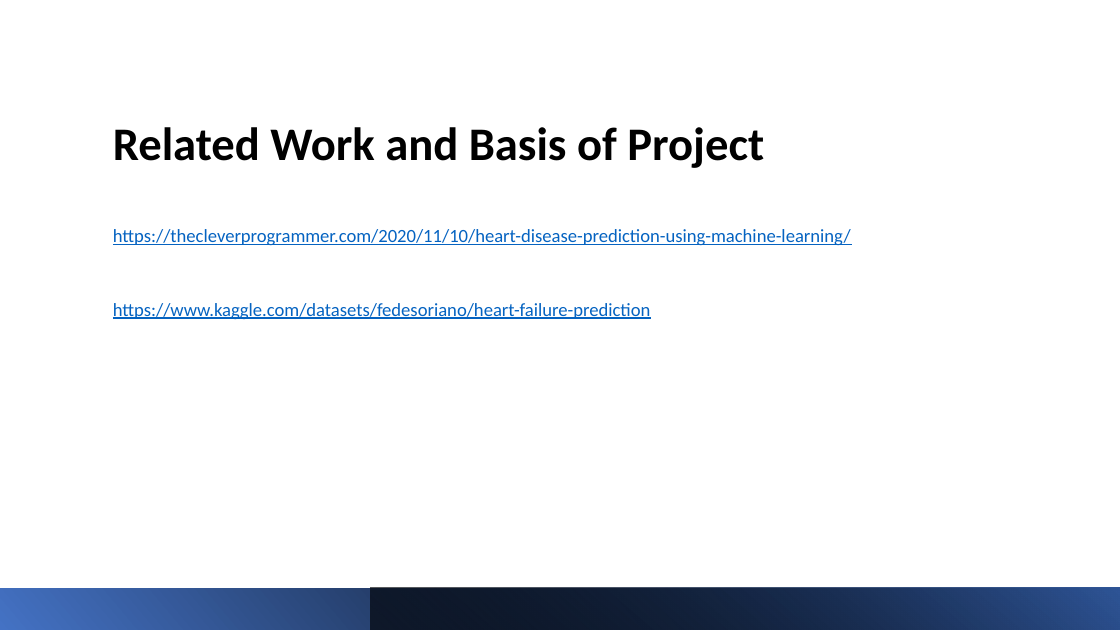
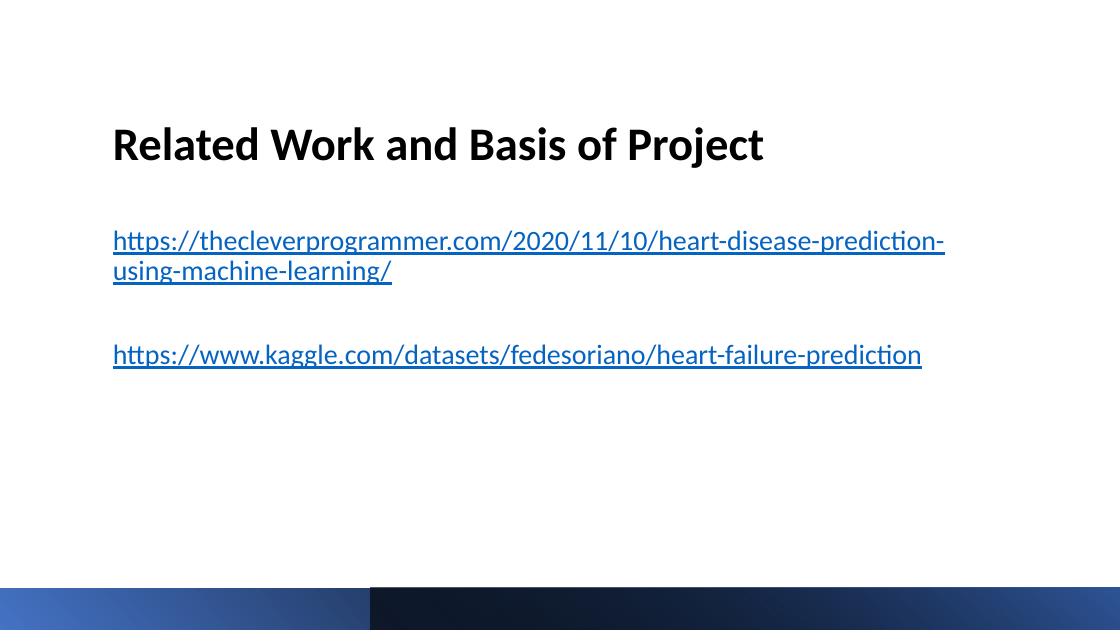
Before and after one commit to harshgit/cs613-final-project, a slide deck: slide 14 of presentation slides/CS613-FinalProject-Presentation.pptx (slide 4 before the commit). Drawn at 1120x630 pixels with LibreOffice and Linux fonts; fonts in the diff are those of the drawing. Boxes give left, top, right and bottom in pixels: in the first picture for what was removed or moved away, otherwise in the second. Text is boxed around its words. In the diff, an @@ line names an element or a change of style, - is before the commit and + after.

Commit message:
slide arrangement

```diff
--- a/presentation slides/CS613-FinalProject-Presentation.pptx
+++ b/presentation slides/CS613-FinalProject-Presentation.pptx
@@ text "https://thecleverprogrammer.com/2020/11/10/heart-disease-pre ..." at bbox=[113, 230, 945, 369]: size 16 to 24 pt @@
```
